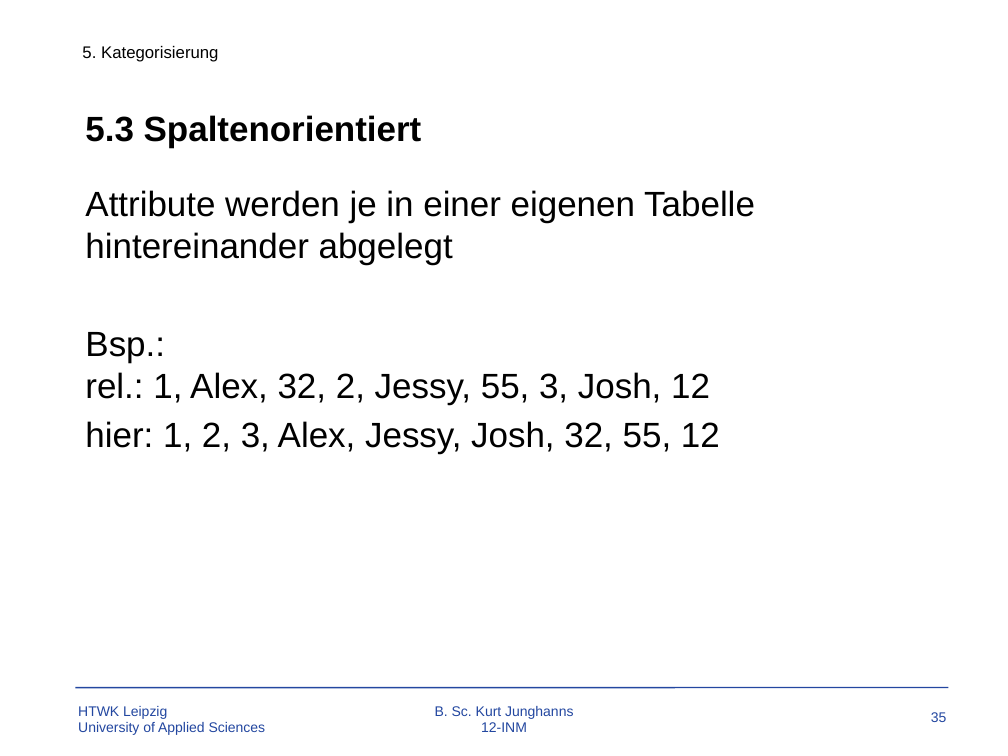
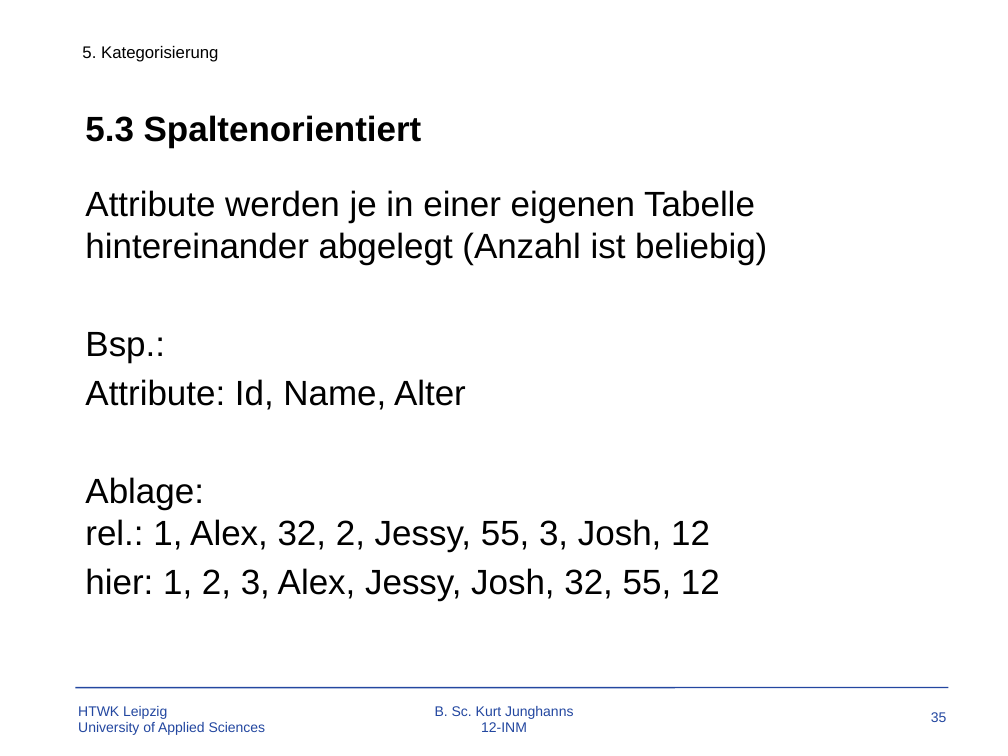
Before and after one commit to TBoonX/OS-Datenbanken, a slide deck: slide 35 of Praesentation.pptx. Drawn at 1008x756 pixels with LibreOffice and Linux fonts; fonts in the diff are those of the drawing; background and template pictures are left out. Boxes give left, top, right and bottom in pixels: in the first picture for what was removed or moved away, otherwise in the second. Text is boxed around its words. In the diff, an @@ line names an element or a change of style, - is before the commit and + after.

```diff
--- a/Praesentation.pptx
+++ b/Praesentation.pptx
@@ text at (85,190,767,552): text changed @@
-Attribute werden je in einer eigenen Tabelle hintereinander abgelegt
-Bsp.:
-rel.: 1, Alex, 32, 2, Jessy, 55, 3, Josh, 12
+Attribute werden je in einer eigenen Tabelle hintereinander abgelegt (Anzahl ist beliebig)
+Bsp.:
+Attribute: Id, Name, Alter
+Ablage:
+rel.: 1, Alex, 32, 2, Jessy, 55, 3, Josh, 12
```
Also in this commit, not shown: 6 other slides changed, 1 slide added, 1 other file.
